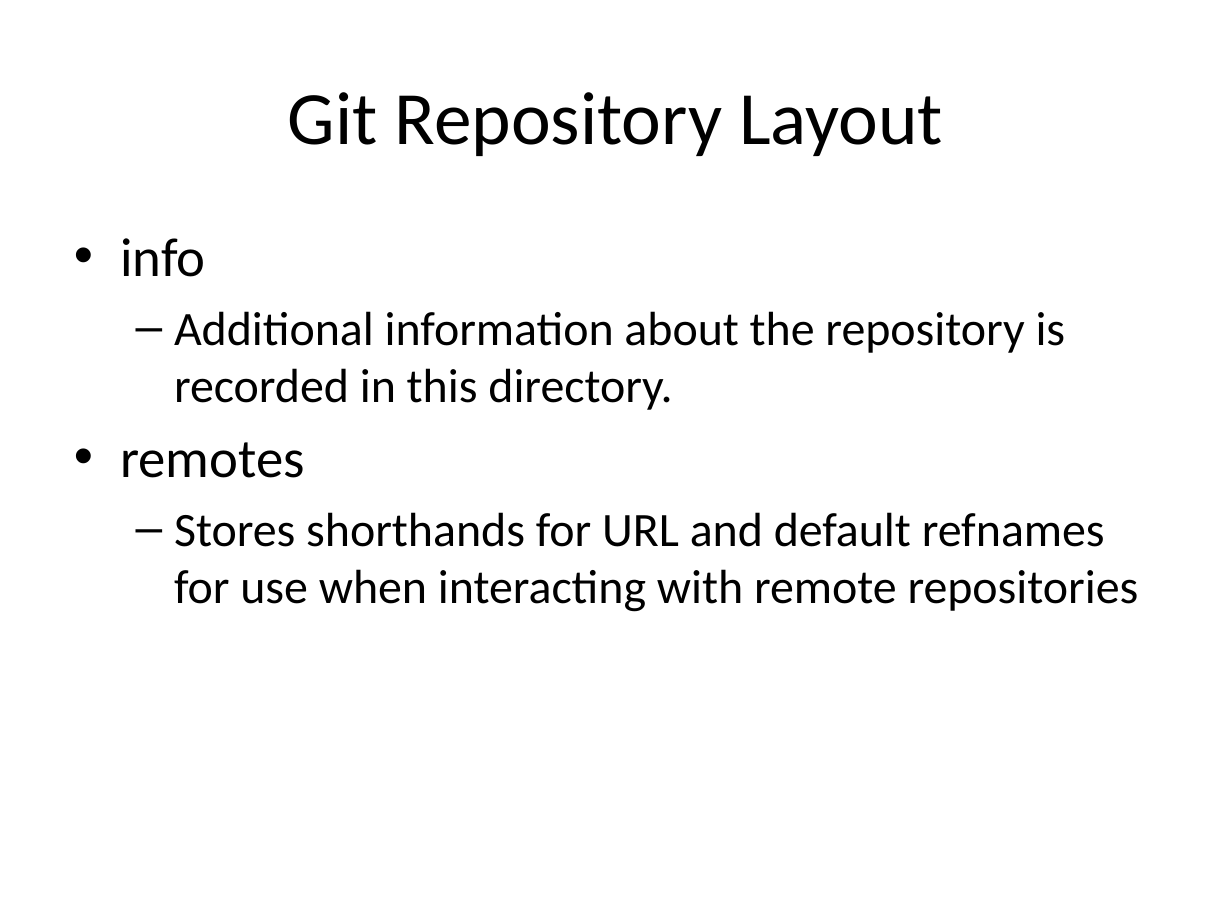
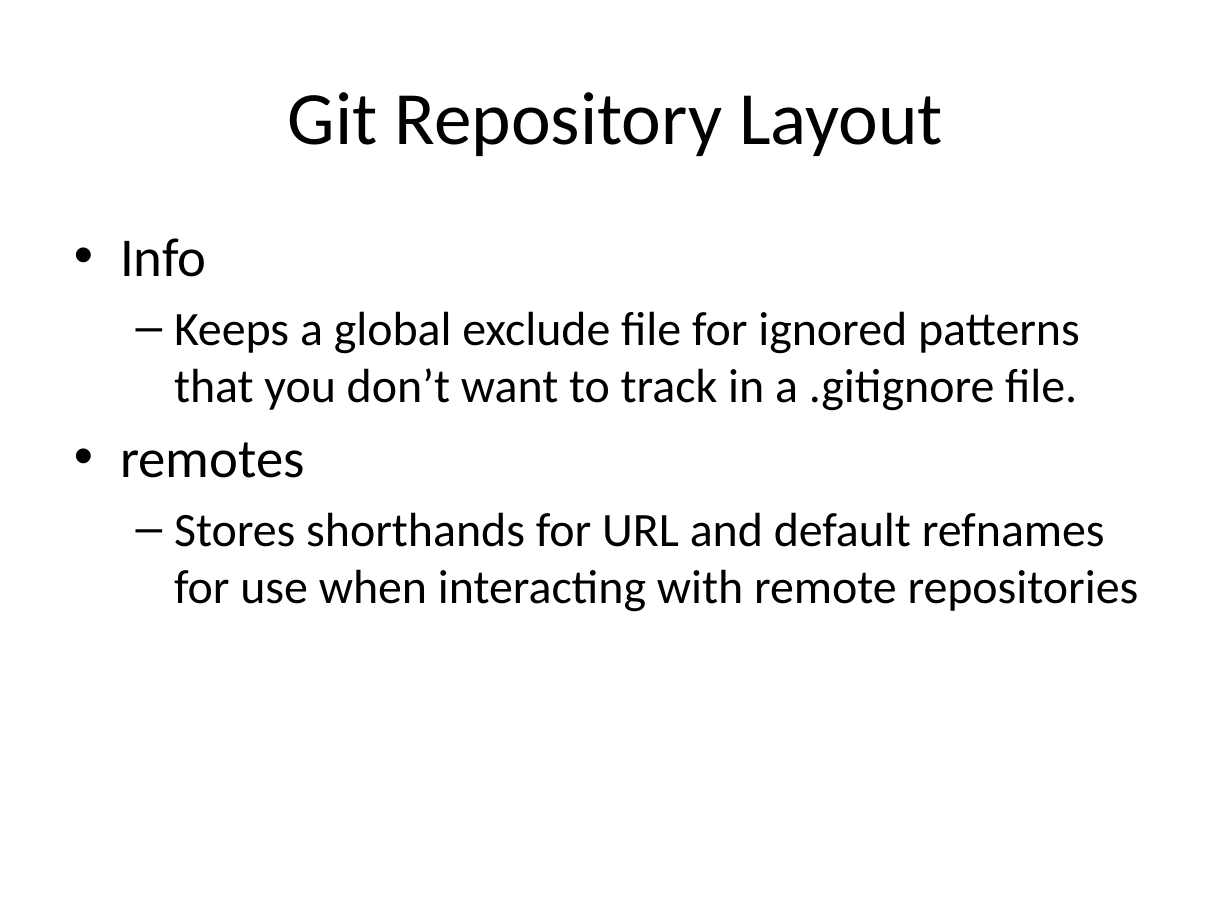
Before and after one commit to jigarmehta1999/Udemy-Git-Recordings, a slide deck: slide 4 of 8-Git Repository Layout.pptx. Drawn at 1232x924 pixels with LibreOffice and Linux fonts; fonts in the diff are those of the drawing. Boxes give left, top, right and bottom in pixels: in the first picture for what was removed or moved away, otherwise in the second. Text is boxed around its words. In the diff, an @@ line names an element or a change of style, - is before the commit and + after.

```diff
--- a/8-Git Repository Layout.pptx
+++ b/8-Git Repository Layout.pptx
@@ text at box(120, 238, 1080, 411): text changed @@
-• info
-  – Additional information about the repository is recorded in this directory.
+• Info
+  – Keeps a global exclude file for ignored patterns that you don’t want to track in a .gitignore file.
```
Also in this commit, not shown: 3 other slides changed, 3 other files.
